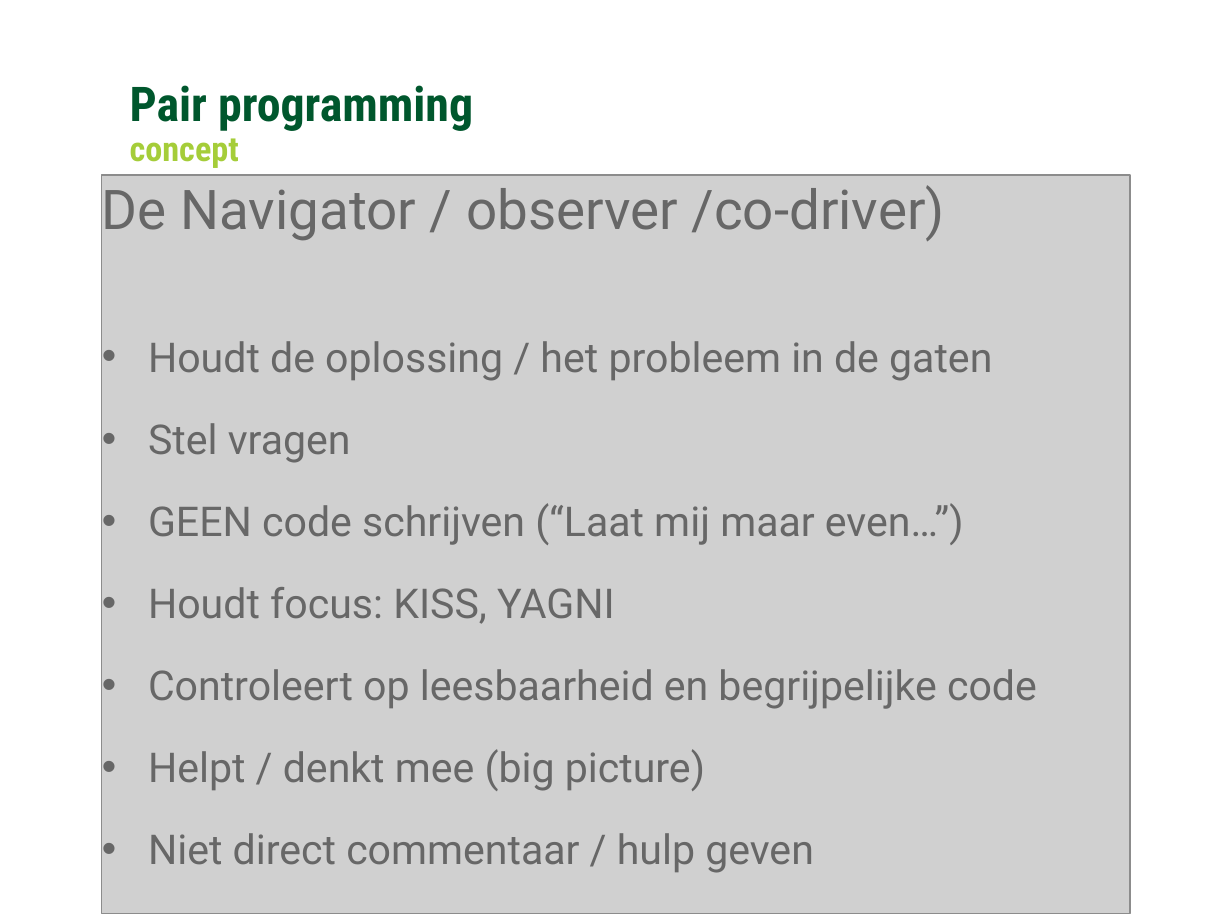
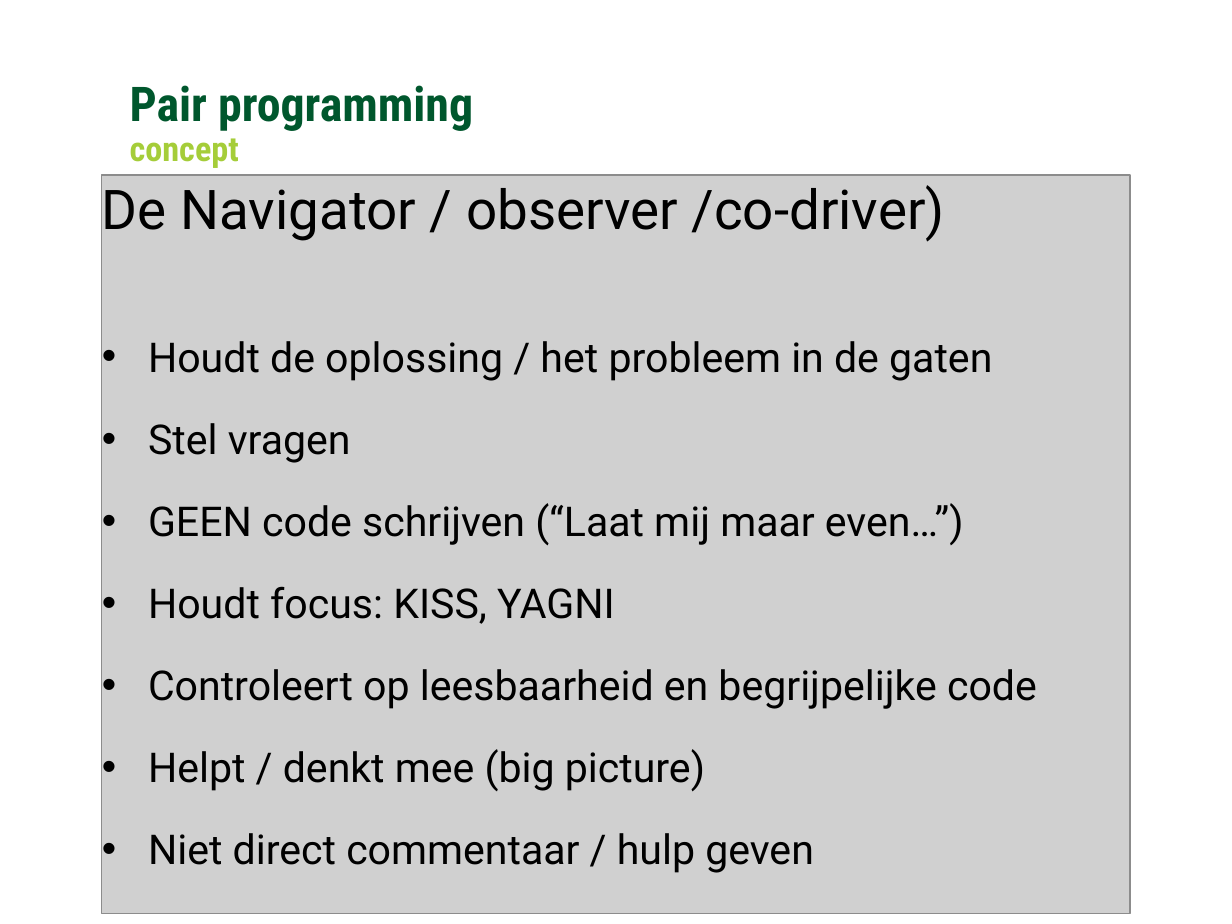
Before and after one commit to Ozindar/GCUnitTestDojo, a slide deck: slide 8 of warehouse/Coding Kata - TDD Extending the Warehouse.pptx. Drawn at 1232x924 pixels with LibreOffice and Linux fonts; fonts in the diff are those of the drawing; grey boxes stand for pictures; background and template pictures are left out. Boxes give left, top, right and bottom in pixels: in the first picture for what was removed or moved away, otherwise in the second. Text is boxed around its words. In the diff, an @@ line names an element or a change of style, - is before the commit and + after.

```diff
--- a/warehouse/Coding Kata - TDD Extending the Warehouse.pptx
+++ b/warehouse/Coding Kata - TDD Extending the Warehouse.pptx
@@ text "De Navigator / observer /co-driver)" at (102,185,1037,873): text colour #676767 to #000000 @@
```
Also in this commit, not shown: 3 other slides changed, 1 other file.
